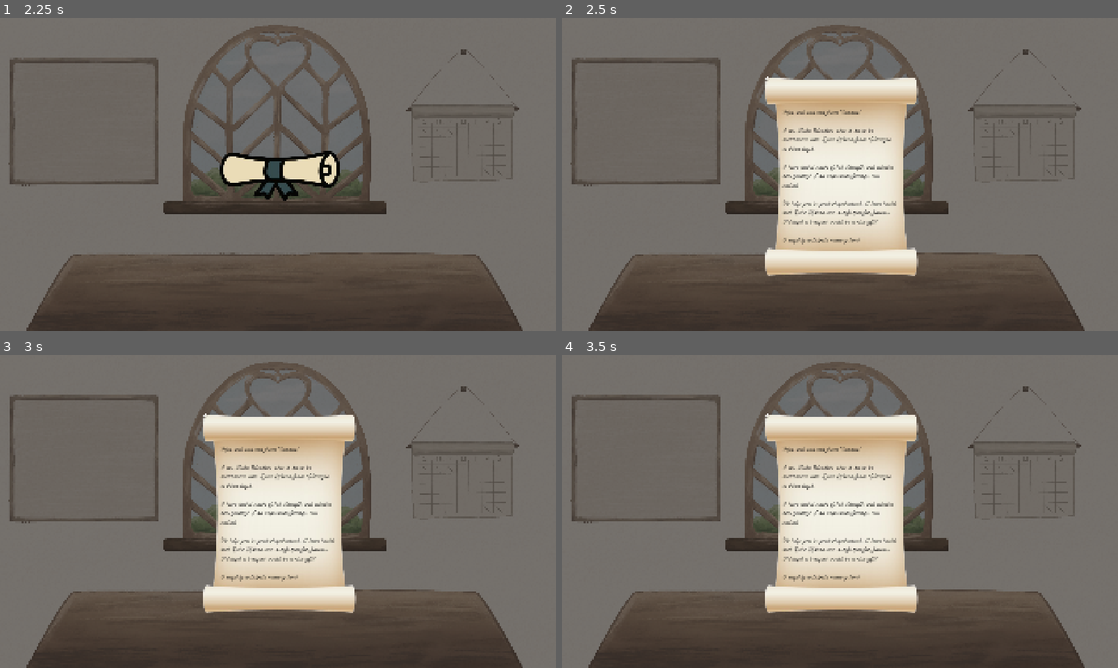
Above: before the commit, frames 1-4 (two rows, left to right).
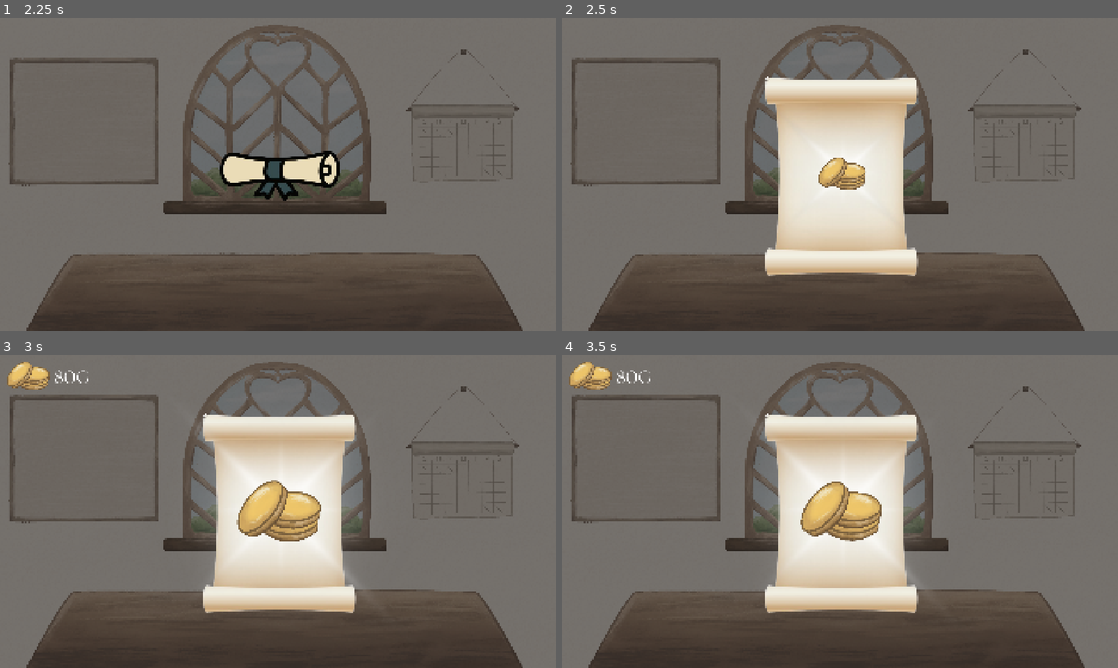
Above: after the commit, the same moments.

Repository: EliJ0y/Kingdom-Sweethearts
Game: Godot game, scene res://Scenes/home_desk.tscn
Same seed, same stepped clock (60 frames per second), same inputs: the game is played once before the commit and once after it.
Inputs (mouse positions are in pixels of both pictures, inside the frame that each line leads up to):
- Up to frame 1 (2.25 s): click (522, 43) at 0.5 s; click (183, 174) at 1.25 s
- Up to frame 2 (2.5 s): no input
- Up to frame 3 (3 s): no input
- Up to frame 4 (3.5 s): no input

Frame 1 is identical in both runs. In frame 2, 2.0% of the frame differs, in the area x 39-61%, y 29-73%; in frame 3, 4.5%, in the area x 1-64%, y 2-73%; in frame 4, 4.2%.

Commit message:
silvester's scroll and budget

Diff:
--- a/kingdom-sweethearts/Scenes/scrolls.gd
+++ b/kingdom-sweethearts/Scenes/scrolls.gd
@@ -1,10 +1,21 @@
 extends Node2D
 
+@onready var silv_scroll = $"CanvasLayer/Opened Scroll/Silv Scroll"
+var scroll_text = "Hail and well met from Oceirea!
+
+I am Duke Silvester, who is set to be matchmade with Duke Kohan from Wildegon in three days.
+
+I have heard much of his strength and admire him greatly! I do hope these feelings are mutual.
+
+To help you in your preparations, I have heard that Duke Kohan has a soft spot for flowers. Perhaps a bouquet would be a nice gift?
+
+I eagerly anticipate meeting him!"
 
 # Called when the node enters the scene tree for the first time.
 func _ready() -> void:
-	pass # Replace with function body.
-
+	silv_scroll.text = scroll_text
+	silv_scroll.show()
+	silv_scroll.visible_characters = 0
 
 # Called every frame. 'delta' is the elapsed time since the previous frame.
 func _process(delta: float) -> void:
@@ -23,6 +34,27 @@
 	await get_tree().create_timer(0.2).timeout
 	$"CanvasLayer/Tied Scroll (Silv)".hide()
 	$"CanvasLayer/Opened Scroll".show()
+	_coins_appear()
+
+func _coins_appear() -> void:
+	var CoinsAppearTween = create_tween()
+	CoinsAppearTween.tween_property($"CanvasLayer/Opened Scroll/Coins Sparkle", "scale", Vector2(5, 5), 0.5)
+	CoinsAppearTween.tween_callback(_coins_update)
+	await get_tree().create_timer(1.2).timeout
+
+	var CoinsDisappearTween = create_tween()
+	CoinsDisappearTween.tween_property($"CanvasLayer/Opened Scroll/Coins Sparkle", "scale", Vector2(), 0.5)
+	CoinsDisappearTween.tween_callback(_type_scroll_text)
+
+func _coins_update() -> void:
+	$"CanvasLayer/Coin Counter".show()
+
+func _type_scroll_text() -> void:
+	await get_tree().create_timer(0.2).timeout
+	silv_scroll.visible_characters = 0
+	while silv_scroll.visible_characters < silv_scroll.text.length():
+		silv_scroll.visible_characters += 1
+		await get_tree().create_timer(0.03).timeout
 
 func _on_tied_scroll_kohan_pressed() -> void:
 	$"CanvasLayer/Tied Scroll (Kohan)".disabled = true
--- a/kingdom-sweethearts/Scenes/scrolls.tscn
+++ b/kingdom-sweethearts/Scenes/scrolls.tscn
@@ -5,7 +5,10 @@
 [ext_resource type="Texture2D" uid="uid://574o5nh84p60" path="res://Graphics/Tied Scroll (Silvester).png" id="2_vcovl"]
 [ext_resource type="Texture2D" uid="uid://qc5rdfnfa2qg" path="res://Graphics/Tied Scroll (Kohan).png" id="3_t1w5x"]
 [ext_resource type="FontFile" uid="uid://cculgpajct2e0" path="res://Fonts/Nickainley-Normal.otf" id="4_bbba4"]
+[ext_resource type="FontFile" uid="uid://bxxjm50ms0pnt" path="res://Fonts/Fontspring-DEMO-theseasons-reg.otf" id="4_ewrjh"]
+[ext_resource type="Texture2D" uid="uid://bteijx4vbhw0e" path="res://Graphics/Coins Sparkle.png" id="4_pu1om"]
 [ext_resource type="Texture2D" uid="uid://cqxtbuaojmee" path="res://Graphics/Opened Scroll.png" id="5_o5rgq"]
+[ext_resource type="Texture2D" uid="uid://c7mlstotxyst5" path="res://Graphics/Coins.PNG" id="5_qmqk0"]
 
 [node name="Scrolls" type="Node2D" unique_id=1368439968]
 script = ExtResource("1_t1w5x")
@@ -24,13 +27,38 @@
 grow_vertical = 2
 mouse_filter = 2
 
+[node name="Coin Counter" type="Sprite2D" parent="CanvasLayer" unique_id=1169980361]
+visible = false
+position = Vector2(96, 48)
+scale = Vector2(0.6198655, 0.6198655)
+texture = ExtResource("5_qmqk0")
+
+[node name="Coin Text" type="Label" parent="CanvasLayer/Coin Counter" unique_id=433055581]
+offset_left = 148.4193
+offset_right = 338.4193
+offset_bottom = 104.0
+theme_override_fonts/font = ExtResource("4_ewrjh")
+theme_override_font_sizes/font_size = 100
+text = "80G"
+
 [node name="Opened Scroll" type="Sprite2D" parent="CanvasLayer" unique_id=627563621]
 visible = false
 position = Vector2(960, 540)
 scale = Vector2(1.3, 1.3)
 texture = ExtResource("5_o5rgq")
 
-[node name="Label" type="Label" parent="CanvasLayer/Opened Scroll" unique_id=1205525138]
+[node name="Coins Sparkle" type="Sprite2D" parent="CanvasLayer/Opened Scroll" unique_id=1378459203]
+position = Vector2(8.461548, -4.615387)
+scale = Vector2(1.2159002, 0.8875767)
+texture = ExtResource("4_pu1om")
+
+[node name="Coins" type="Sprite2D" parent="CanvasLayer/Opened Scroll/Coins Sparkle" unique_id=425604575]
+position = Vector2(-1.5631104, -7.07341)
+scale = Vector2(0.18473172, 0.1999007)
+texture = ExtResource("5_qmqk0")
+
+[node name="Silv Scroll" type="Label" parent="CanvasLayer/Opened Scroll" unique_id=1205525138]
+visible = false
 anchors_preset = 15
 anchor_right = 1.0
 anchor_bottom = 1.0
Binary file added: kingdom-sweethearts/Graphics/Coins Sparkle.png
Not shown, added: kingdom-sweethearts/Graphics/Coins Sparkle.png.import
Binary file added: kingdom-sweethearts/Graphics/Coins.PNG
Not shown, added: kingdom-sweethearts/Graphics/Coins.PNG.import
Not shown, added: .DS_Store
Not shown, added: Graphics/Coins Sparkle.png
Not shown, added: kingdom-sweethearts/.DS_Store
